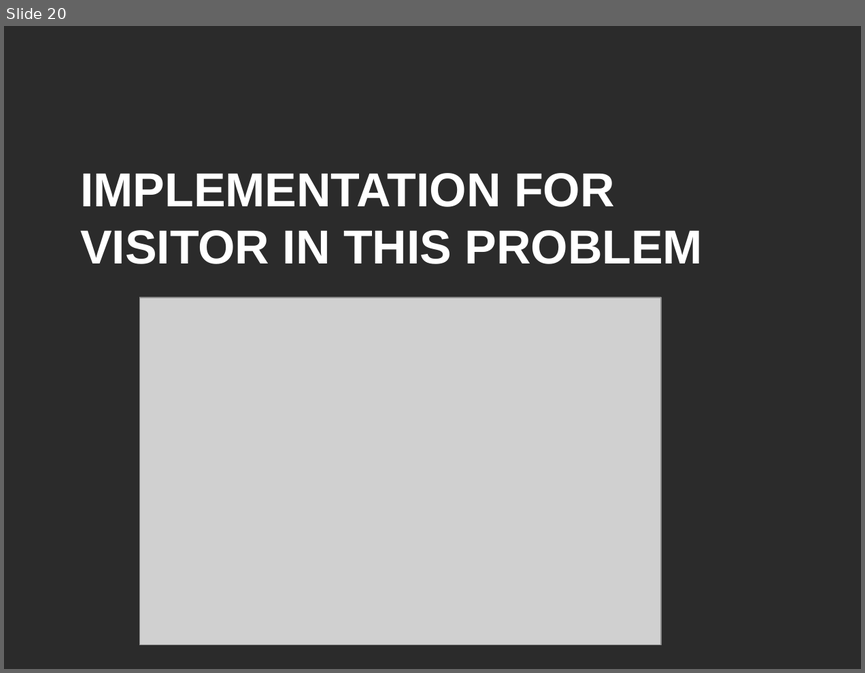
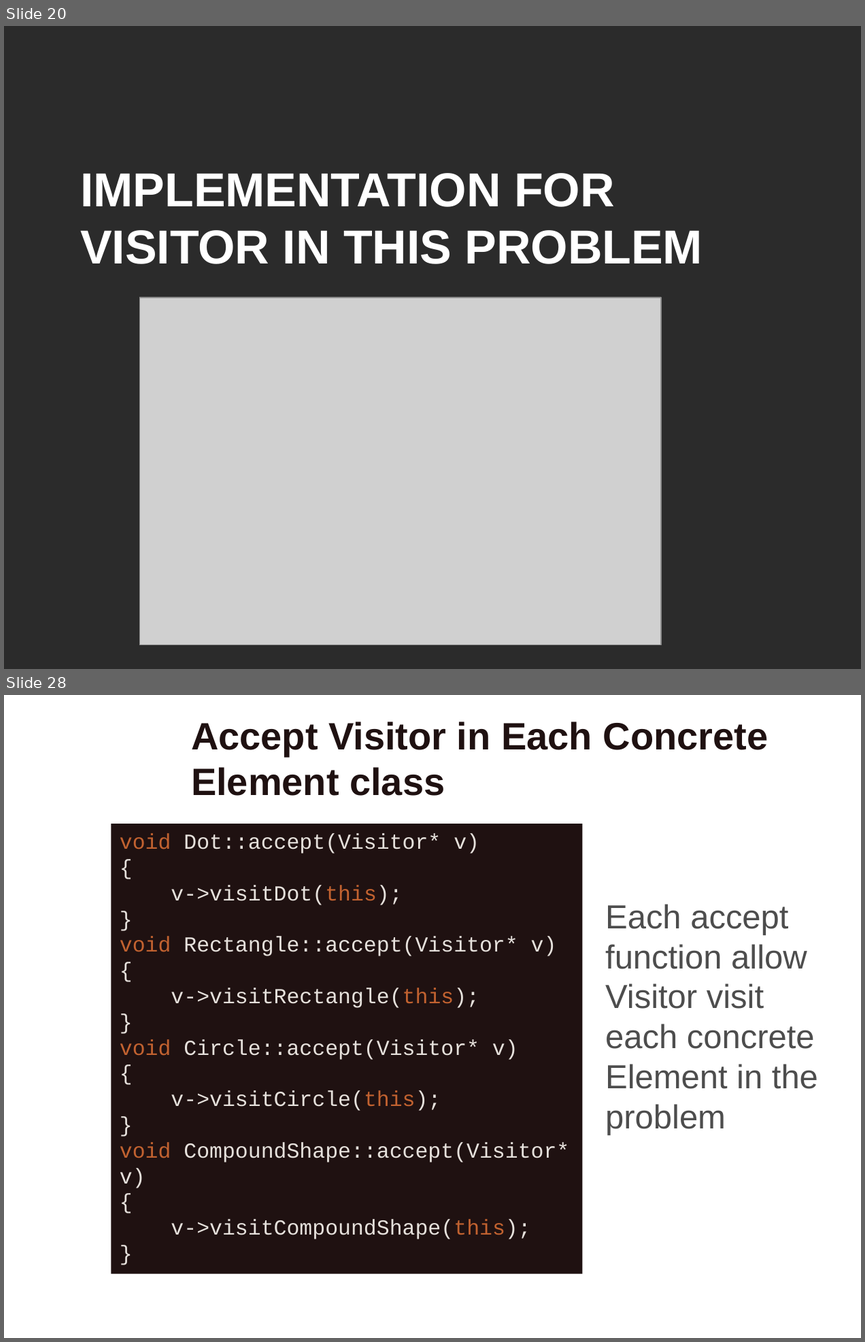
Before and after one commit to VThanhPhuc/CS202-Group-9, a slide deck: Design Pattern.pptx. Shown one above the other, each under a label of ours: slide 20 before the commit, slides 20 and 28 after it; the slides between them are not shown. The pictures are 865x673 and 865x1342 pixels, drawn with LibreOffice and Linux fonts; fonts in the diff are those of the drawing; grey boxes stand for pictures; background and template pictures are left out; a plain dark background stands for a picture behind light text. Boxes give left, top, right and bottom in pixels: in the first picture for what was removed or moved away, otherwise in the second. Text is boxed around its words. In the diff, an @@ line names an element or a change of style, - is before the commit and + after.

```diff
--- a/Design Pattern.pptx
+++ b/Design Pattern.pptx
@@ slide 28 added at (4, 695, 861, 1338), background picture (left out) @@
@@ title added at (191, 722, 768, 796), 32 pt, text #1F1111, bold @@
+Accept Visitor in Each Concrete Element class
@@ rectangle added at (111, 824, 582, 1273), fill #1F1111, 18 pt, text #E6E1DC @@
+void Dot::accept(Visitor* v)
+{
+v->visitDot(this);
+}
+void Rectangle::accept(Visitor* v)
+{
+v->visitRectangle(this);
+}
+void Circle::accept(Visitor* v)
+{
+v->visitCircle(this);
+}
+void CompoundShape::accept(Visitor* v)
+{
+v->visitCompoundShape(this);
+}
@@ text added at (605, 904, 818, 1135), 28 pt, text #4D4D4D @@
+Each accept function allow Visitor visit each concrete Element in the problem
```
Also in this commit, not shown: 1 slide changed, 20 other slides added, 7 slides removed, 1 other file.
